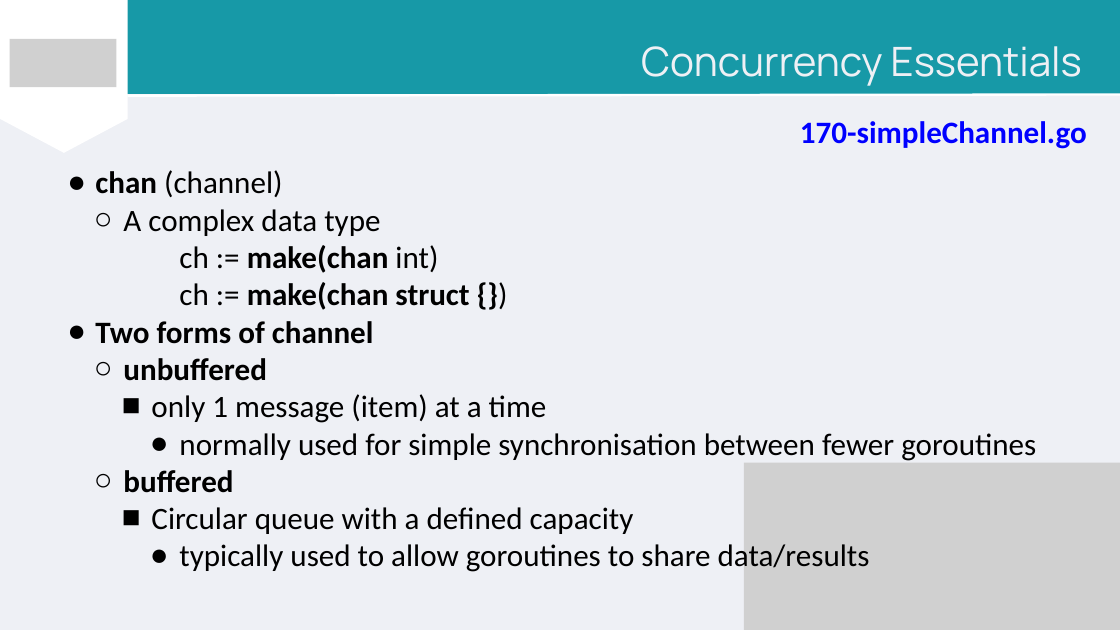
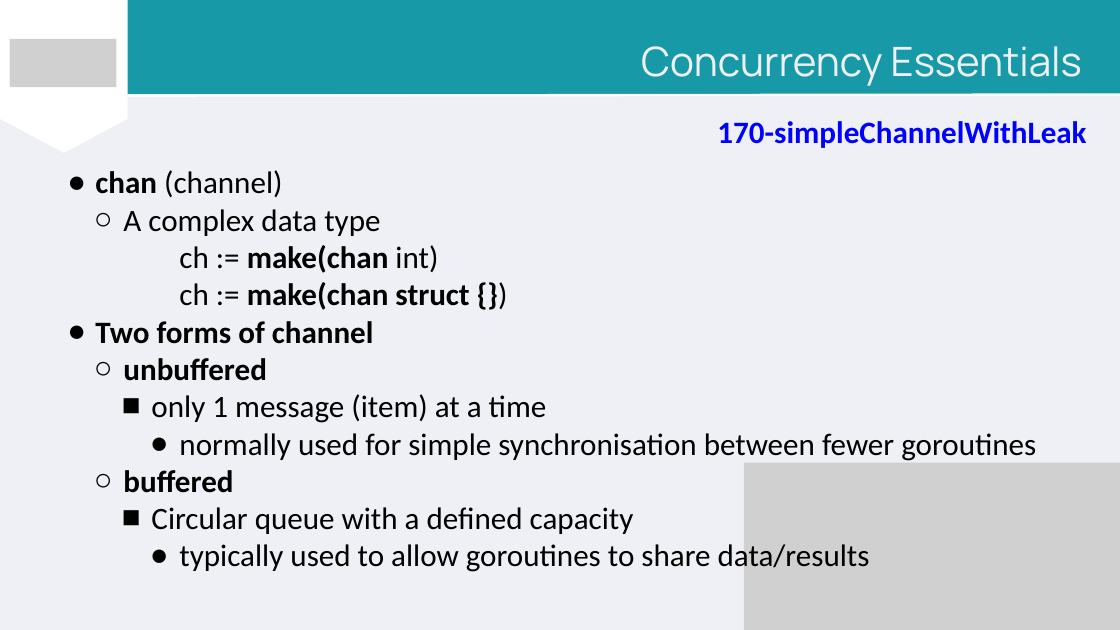
Before and after one commit to PeterWillmot/GoForExperiencedDevelopers, a slide deck: slide 44 of PPT/Go for Experienced Developers.pptx (slide 45 before the commit). Drawn at 1120x630 pixels with LibreOffice and Linux fonts; fonts in the diff are those of the drawing; grey boxes stand for pictures. Boxes give left, top, right and bottom in pixels: in the first picture for what was removed or moved away, otherwise in the second. Text is boxed around its words. In the diff, an @@ line names an element or a change of style, - is before the commit and + after.

```diff
--- a/PPT/Go for Experienced Developers.pptx
+++ b/PPT/Go for Experienced Developers.pptx
@@ text at (x1=717, y1=121, x2=1086, y2=148): text changed @@
-170-simpleChannel.go
+170-simpleChannelWithLeak
```
Also in this commit, not shown: 25 other slides changed, 2 slides added, 3 slides removed, 5 other files.
